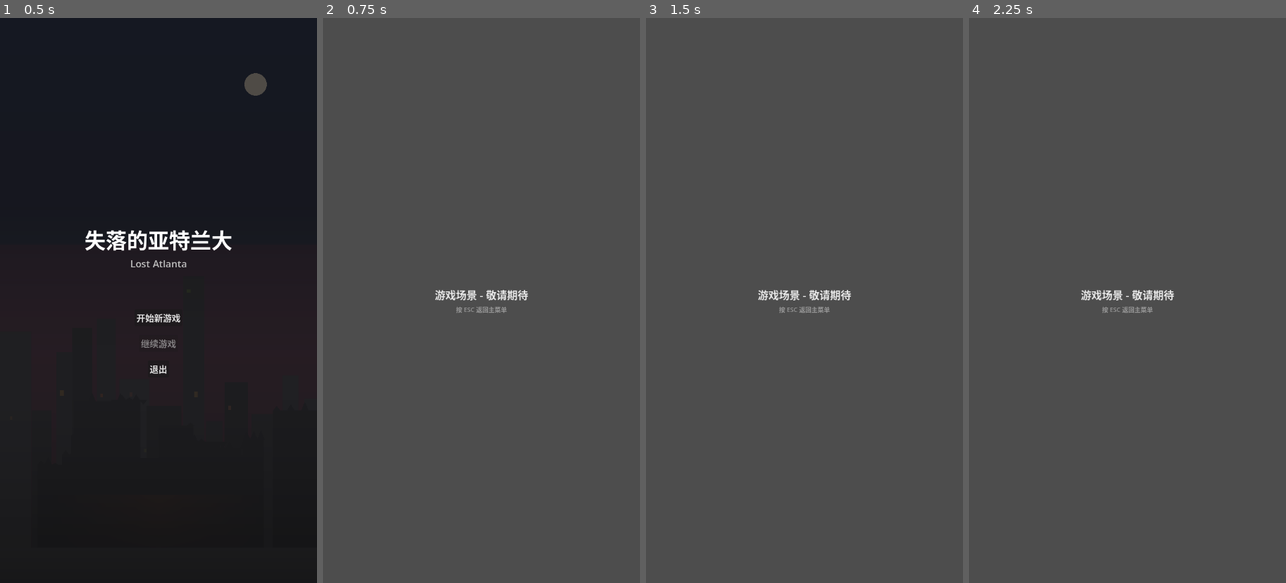
Above: before the commit, frames 1-4 (left to right).
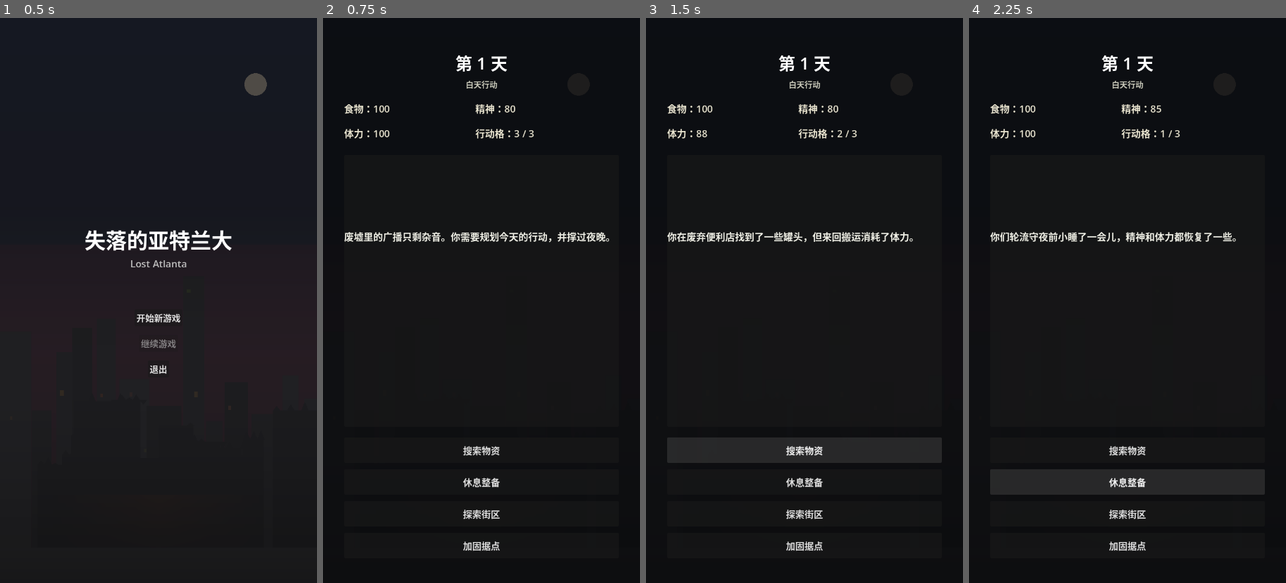
Above: after the commit, the same moments.

Repository: superlinjingxiang/The-Lost-Atlanta
Game: Godot game, scene res://scenes/MainMenu.tscn
Same seed, same stepped clock (60 frames per second), same inputs: the game is played once before the commit and once after it.
Inputs (mouse positions are in pixels of both pictures, inside the frame that each line leads up to):
- Up to frame 1 (0.5 s): no input
- Up to frame 2 (0.75 s): click "开始新游戏" at 0.5 s
- Up to frame 3 (1.5 s): click (804, 447) at 1.25 s, where only the run after the commit has a clickable "搜索物资"
- Up to frame 4 (2.25 s): click (1127, 481) at 2 s, where only the run after the commit has a clickable "休息整备"

Frame 1 is identical in both runs. In frame 2, 100% of the frame differs, in the area x 0-100%, y 0-100%; in frame 3, 100%; in frame 4, 100%.

Commit message:
feat: add phase-driven game loop foundation

Diff:
--- a/project.godot
+++ b/project.godot
@@ -17,8 +17,9 @@
 
 [autoload]
 
+PhaseManager="*res://scripts/autoload/PhaseManager.gd"
+SaveManager="*res://scripts/autoload/SaveManager.gd"
 GameManager="*res://scripts/autoload/GameManager.gd"
-SaveManager="*res://scripts/autoload/SaveManager.gd"
 
 [display]
 
--- a/scenes/Game.tscn
+++ b/scenes/Game.tscn
@@ -1,28 +1,114 @@
-[gd_scene format=3]
+[gd_scene load_steps=3 format=3]
 
-[ext_resource type="Script" path="res://scripts/PlaceholderScene.gd" id="1"]
+[ext_resource type="Texture2D" path="res://assets/images/ui/bg.png" id="1"]
+[ext_resource type="Script" path="res://scripts/Game.gd" id="2"]
 
 [node name="Game" type="CanvasLayer"]
-script = ExtResource("1")
+script = ExtResource("2")
 
-[node name="Placeholder" type="VBoxContainer" parent="."]
+[node name="Background" type="TextureRect" parent="."]
+anchor_right = 1.0
+anchor_bottom = 1.0
+texture = ExtResource("1")
+stretch_mode = 5
+modulate = Color(0.35, 0.35, 0.38, 0.8)
+
+[node name="Overlay" type="ColorRect" parent="."]
+anchor_right = 1.0
+anchor_bottom = 1.0
+color = Color(0.04, 0.045, 0.055, 0.68)
+
+[node name="RootMargin" type="MarginContainer" parent="."]
 anchors_preset = 15
 anchor_right = 1.0
 anchor_bottom = 1.0
-alignment = 1
+theme_override_constants/margin_left = 48
+theme_override_constants/margin_top = 72
+theme_override_constants/margin_right = 48
+theme_override_constants/margin_bottom = 56
 
-[node name="Label" type="Label" parent="Placeholder"]
+[node name="MainVBox" type="VBoxContainer" parent="RootMargin"]
+theme_override_constants/separation = 24
+
+[node name="HeaderVBox" type="VBoxContainer" parent="RootMargin/MainVBox"]
+theme_override_constants/separation = 8
+
+[node name="DayLabel" type="Label" parent="RootMargin/MainVBox/HeaderVBox"]
 horizontal_alignment = 1
-text = "游戏场景 - 敬请期待"
-theme_override_colors/font_color = Color(0.9, 0.9, 0.9, 1)
-theme_override_font_sizes/font_size = 24
-size_flags_horizontal = 4
-size_flags_vertical = 0
+text = "第 1 天"
+theme_override_colors/font_color = Color(1, 1, 1, 1)
+theme_override_font_sizes/font_size = 38
 
-[node name="TipLabel" type="Label" parent="Placeholder"]
+[node name="PhaseLabel" type="Label" parent="RootMargin/MainVBox/HeaderVBox"]
 horizontal_alignment = 1
-text = "按 ESC 返回主菜单"
-theme_override_colors/font_color = Color(0.6, 0.6, 0.6, 1)
-theme_override_font_sizes/font_size = 14
-size_flags_horizontal = 4
-size_flags_vertical = 0
+text = "白天行动"
+theme_override_colors/font_color = Color(0.78, 0.78, 0.72, 1)
+theme_override_font_sizes/font_size = 18
+
+[node name="StatsGrid" type="GridContainer" parent="RootMargin/MainVBox"]
+columns = 2
+theme_override_constants/h_separation = 18
+theme_override_constants/v_separation = 14
+
+[node name="FoodLabel" type="Label" parent="RootMargin/MainVBox/StatsGrid"]
+custom_minimum_size = Vector2(280, 42)
+text = "食物：100"
+theme_override_colors/font_color = Color(0.92, 0.9, 0.82, 1)
+theme_override_font_sizes/font_size = 22
+
+[node name="MoraleLabel" type="Label" parent="RootMargin/MainVBox/StatsGrid"]
+custom_minimum_size = Vector2(280, 42)
+text = "精神：80"
+theme_override_colors/font_color = Color(0.92, 0.9, 0.82, 1)
+theme_override_font_sizes/font_size = 22
+
+[node name="StaminaLabel" type="Label" parent="RootMargin/MainVBox/StatsGrid"]
+custom_minimum_size = Vector2(280, 42)
+text = "体力：100"
+theme_override_colors/font_color = Color(0.92, 0.9, 0.82, 1)
+theme_override_font_sizes/font_size = 22
+
+[node name="ActionPointsLabel" type="Label" parent="RootMargin/MainVBox/StatsGrid"]
+custom_minimum_size = Vector2(280, 42)
+text = "行动格：3 / 3"
+theme_override_colors/font_color = Color(0.92, 0.9, 0.82, 1)
+theme_override_font_sizes/font_size = 22
+
+[node name="StoryPanel" type="PanelContainer" parent="RootMargin/MainVBox"]
+size_flags_vertical = 3
+
+[node name="StoryLabel" type="Label" parent="RootMargin/MainVBox/StoryPanel"]
+custom_minimum_size = Vector2(0, 280)
+text = ""
+autowrap_mode = 3
+theme_override_colors/font_color = Color(0.94, 0.94, 0.9, 1)
+theme_override_font_sizes/font_size = 22
+
+[node name="ActionsVBox" type="VBoxContainer" parent="RootMargin/MainVBox"]
+theme_override_constants/separation = 14
+
+[node name="SearchButton" type="Button" parent="RootMargin/MainVBox/ActionsVBox"]
+custom_minimum_size = Vector2(0, 58)
+text = "搜索物资"
+theme_override_font_sizes/font_size = 21
+
+[node name="RestButton" type="Button" parent="RootMargin/MainVBox/ActionsVBox"]
+custom_minimum_size = Vector2(0, 58)
+text = "休息整备"
+theme_override_font_sizes/font_size = 21
+
+[node name="ExploreButton" type="Button" parent="RootMargin/MainVBox/ActionsVBox"]
+custom_minimum_size = Vector2(0, 58)
+text = "探索街区"
+theme_override_font_sizes/font_size = 21
+
+[node name="FortifyButton" type="Button" parent="RootMargin/MainVBox/ActionsVBox"]
+custom_minimum_size = Vector2(0, 58)
+text = "加固据点"
+theme_override_font_sizes/font_size = 21
+
+[node name="NextDayButton" type="Button" parent="RootMargin/MainVBox"]
+custom_minimum_size = Vector2(0, 64)
+text = "处理夜晚事件"
+theme_override_font_sizes/font_size = 22
+visible = false
--- /dev/null
+++ b/scripts/Game.gd
@@ -0,0 +1,107 @@
+extends CanvasLayer
+
+@onready var day_label: Label = $RootMargin/MainVBox/HeaderVBox/DayLabel
+@onready var phase_label: Label = $RootMargin/MainVBox/HeaderVBox/PhaseLabel
+@onready var food_label: Label = $RootMargin/MainVBox/StatsGrid/FoodLabel
+@onready var morale_label: Label = $RootMargin/MainVBox/StatsGrid/MoraleLabel
+@onready var stamina_label: Label = $RootMargin/MainVBox/StatsGrid/StaminaLabel
+@onready var action_points_label: Label = $RootMargin/MainVBox/StatsGrid/ActionPointsLabel
+@onready var story_label: Label = $RootMargin/MainVBox/StoryPanel/StoryLabel
+@onready var search_button: Button = $RootMargin/MainVBox/ActionsVBox/SearchButton
+@onready var rest_button: Button = $RootMargin/MainVBox/ActionsVBox/RestButton
+@onready var explore_button: Button = $RootMargin/MainVBox/ActionsVBox/ExploreButton
+@onready var fortify_button: Button = $RootMargin/MainVBox/ActionsVBox/FortifyButton
+@onready var next_day_button: Button = $RootMargin/MainVBox/NextDayButton
+
+func _ready() -> void:
+	search_button.pressed.connect(_on_action_pressed.bind(GameManager.ACTION_SEARCH))
+	rest_button.pressed.connect(_on_action_pressed.bind(GameManager.ACTION_REST))
+	explore_button.pressed.connect(_on_action_pressed.bind(GameManager.ACTION_EXPLORE))
+	fortify_button.pressed.connect(_on_action_pressed.bind(GameManager.ACTION_FORTIFY))
+	next_day_button.pressed.connect(_on_next_day_pressed)
+
+	GameManager.state_changed.connect(_refresh)
+	GameManager.action_resolved.connect(_on_action_resolved)
+	GameManager.night_event_resolved.connect(_on_night_event_resolved)
+	GameManager.game_over.connect(_on_game_over)
+	PhaseManager.phase_changed.connect(_on_phase_changed)
+
+	if not GameManager.is_game_active:
+		GameManager.start_new_game()
+
+	_refresh()
+
+func _exit_tree() -> void:
+	if GameManager.state_changed.is_connected(_refresh):
+		GameManager.state_changed.disconnect(_refresh)
+	if GameManager.action_resolved.is_connected(_on_action_resolved):
+		GameManager.action_resolved.disconnect(_on_action_resolved)
+	if GameManager.night_event_resolved.is_connected(_on_night_event_resolved):
+		GameManager.night_event_resolved.disconnect(_on_night_event_resolved)
+	if GameManager.game_over.is_connected(_on_game_over):
+		GameManager.game_over.disconnect(_on_game_over)
+	if PhaseManager.phase_changed.is_connected(_on_phase_changed):
+		PhaseManager.phase_changed.disconnect(_on_phase_changed)
+
+func _input(event: InputEvent) -> void:
+	if event.is_action_pressed("ui_cancel"):
+		PhaseManager.transition_to(PhaseManager.PHASE_MAIN_MENU)
+		get_tree().change_scene_to_file("res://scenes/MainMenu.tscn")
+
+func _on_action_pressed(action_id: String) -> void:
+	GameManager.perform_day_action(action_id)
+
+func _on_next_day_pressed() -> void:
+	GameManager.resolve_night_event()
+
+func _on_action_resolved(message: String) -> void:
+	story_label.text = message
+	_refresh()
+
+func _on_night_event_resolved(message: String) -> void:
+	story_label.text = message
+	_refresh()
+
+func _on_phase_changed(_current_phase: String, _previous_phase: String, _context: Dictionary) -> void:
+	_refresh()
+
+func _on_game_over(_reason: String) -> void:
+	get_tree().change_scene_to_file("res://scenes/GameOver.tscn")
+
+func _refresh() -> void:
+	day_label.text = "第 %d 天" % GameManager.day
+	phase_label.text = _get_phase_text(PhaseManager.current_phase)
+	food_label.text = "食物：%d" % GameManager.resources.get("food", 0)
+	morale_label.text = "精神：%d" % GameManager.resources.get("morale", 0)
+	stamina_label.text = "体力：%d" % GameManager.resources.get("stamina", 0)
+	action_points_label.text = "行动格：%d / %d" % [GameManager.action_points, GameManager.MAX_ACTION_POINTS]
+
+	var can_act := PhaseManager.current_phase == PhaseManager.PHASE_DAY_ACTION_SELECT and GameManager.action_points > 0
+	search_button.disabled = not can_act
+	rest_button.disabled = not can_act
+	explore_button.disabled = not can_act
+	fortify_button.disabled = not can_act
+	next_day_button.visible = PhaseManager.current_phase == PhaseManager.PHASE_NIGHT_EVENT
+	next_day_button.disabled = not next_day_button.visible
+
+	if story_label.text == "":
+		story_label.text = "废墟里的广播只剩杂音。你需要规划今天的行动，并撑过夜晚。"
+
+func _get_phase_text(phase_name: String) -> String:
+	match phase_name:
+		PhaseManager.PHASE_RUN_START:
+			return "准备开始"
+		PhaseManager.PHASE_DAY_START:
+			return "清晨"
+		PhaseManager.PHASE_DAY_ACTION_SELECT:
+			return "白天行动"
+		PhaseManager.PHASE_DAY_ACTION_RESOLVE:
+			return "行动结算"
+		PhaseManager.PHASE_NIGHT_EVENT:
+			return "夜晚事件"
+		PhaseManager.PHASE_DAY_END:
+			return "日结"
+		PhaseManager.PHASE_GAME_OVER:
+			return "结局"
+		_:
+			return "未知阶段"
--- a/scripts/MainMenu.gd
+++ b/scripts/MainMenu.gd
@@ -9,6 +9,7 @@
 @onready var bg_texture: TextureRect = $Background
 
 func _ready() -> void:
+	PhaseManager.transition_to(PhaseManager.PHASE_MAIN_MENU)
 	start_button.pressed.connect(_on_start_pressed)
 	continue_button.pressed.connect(_on_continue_pressed)
 	quit_button.pressed.connect(_on_quit_pressed)
@@ -22,17 +23,14 @@
 		bg_texture.texture = texture
 
 func _update_continue_button() -> void:
-	if SaveManager.has_save():
-		continue_button.disabled = false
-	else:
-		continue_button.disabled = true
+	continue_button.disabled = not SaveManager.has_save()
 
 func _on_start_pressed() -> void:
-	GameManager.reset()
+	GameManager.start_new_game()
 	get_tree().change_scene_to_file("res://scenes/Game.tscn")
 
 func _on_continue_pressed() -> void:
-	if SaveManager.has_save():
+	if SaveManager.has_save() and GameManager.continue_saved_game():
 		get_tree().change_scene_to_file("res://scenes/Game.tscn")
 
 func _on_quit_pressed() -> void:
--- a/scripts/autoload/GameManager.gd
+++ b/scripts/autoload/GameManager.gd
@@ -3,6 +3,17 @@
 signal game_started
 signal day_changed(new_day)
 signal game_over(reason)
+signal state_changed
+signal action_resolved(message)
+signal night_event_resolved(message)
+
+const MAX_ACTION_POINTS: int = 3
+const WIN_DAY: int = 30
+
+const ACTION_SEARCH: String = "search"
+const ACTION_REST: String = "rest"
+const ACTION_EXPLORE: String = "explore"
+const ACTION_FORTIFY: String = "fortify"
 
 var day: int = 1
 var resources: Dictionary = {
@@ -10,35 +21,168 @@
 	"morale": 80,
 	"stamina": 100
 }
+var action_points: int = MAX_ACTION_POINTS
 var is_game_active: bool = false
-
-func _ready() -> void:
-	pass
+var last_action_id: String = ""
+var last_night_message: String = ""
 
 func reset() -> void:
+	start_new_game()
+
+func start_new_game() -> void:
 	day = 1
 	resources = {
 		"food": 100,
 		"morale": 80,
 		"stamina": 100
 	}
+	action_points = MAX_ACTION_POINTS
+	last_action_id = ""
+	last_night_message = ""
 	is_game_active = true
 	game_started.emit()
+	PhaseManager.transition_to(PhaseManager.PHASE_RUN_START)
+	_start_day()
+	state_changed.emit()
+
+func continue_saved_game() -> bool:
+	var data := SaveManager.load_game()
+	if data.is_empty():
+		return false
+
+	var run_state: Dictionary = data.get("run_state", {})
+	day = int(run_state.get("day", 1))
+	resources = run_state.get("resources", {
+		"food": 100,
+		"morale": 80,
+		"stamina": 100
+	})
+	action_points = int(run_state.get("action_points", MAX_ACTION_POINTS))
+	is_game_active = true
+	last_action_id = ""
+	last_night_message = ""
+	PhaseManager.transition_to(str(run_state.get("phase", PhaseManager.PHASE_DAY_ACTION_SELECT)))
+	state_changed.emit()
+	return true
 
 func add_day() -> void:
 	if not is_game_active:
 		return
 	day += 1
 	day_changed.emit(day)
+	state_changed.emit()
 
 func modify_resource(resource_name: String, amount: int) -> void:
 	if not resources.has(resource_name):
 		return
 	resources[resource_name] = clampi(resources[resource_name] + amount, 0, 100)
+	state_changed.emit()
+
+func perform_day_action(action_id: String) -> bool:
+	if not is_game_active:
+		return false
+	if PhaseManager.current_phase != PhaseManager.PHASE_DAY_ACTION_SELECT:
+		return false
+	if action_points <= 0:
+		return false
+
+	last_action_id = action_id
+	PhaseManager.transition_to(PhaseManager.PHASE_DAY_ACTION_RESOLVE, {"action_id": action_id})
+	var message := _resolve_action(action_id)
+	action_points -= 1
+	action_resolved.emit(message)
+
+	if _has_failed():
+		trigger_game_over("资源耗尽")
+		return true
+
+	if action_points <= 0:
+		PhaseManager.transition_to(PhaseManager.PHASE_NIGHT_EVENT)
+	else:
+		PhaseManager.transition_to(PhaseManager.PHASE_DAY_ACTION_SELECT)
+
+	state_changed.emit()
+	return true
+
+func resolve_night_event() -> void:
+	if not is_game_active:
+		return
+	if PhaseManager.current_phase != PhaseManager.PHASE_NIGHT_EVENT:
+		return
+
+	last_night_message = "夜里有东西撞上了临时路障。你们没睡踏实，精神下降了。"
+	modify_resource("morale", -5)
+	night_event_resolved.emit(last_night_message)
+	_finish_day()
 
 func trigger_game_over(reason: String = "") -> void:
 	is_game_active = false
+	PhaseManager.transition_to(PhaseManager.PHASE_GAME_OVER, {"reason": reason})
+	SaveManager.delete_save()
 	game_over.emit(reason)
+	state_changed.emit()
 
 func has_saved_game() -> bool:
 	return SaveManager.has_save()
+
+func build_save_data() -> Dictionary:
+	return {
+		"meta": {
+			"version": 1,
+			"save_time": Time.get_datetime_string_from_system(false, true)
+		},
+		"run_state": {
+			"day": day,
+			"phase": PhaseManager.current_phase,
+			"resources": resources.duplicate(true),
+			"action_points": action_points
+		},
+		"systems": {}
+	}
+
+func _start_day() -> void:
+	action_points = MAX_ACTION_POINTS
+	PhaseManager.transition_to(PhaseManager.PHASE_DAY_START, {"day": day})
+	PhaseManager.transition_to(PhaseManager.PHASE_DAY_ACTION_SELECT, {"day": day})
+
+func _finish_day() -> void:
+	PhaseManager.transition_to(PhaseManager.PHASE_DAY_END, {"day": day})
+	modify_resource("food", -10)
+	modify_resource("stamina", -5)
+
+	if _has_failed():
+		trigger_game_over("资源耗尽")
+		return
+
+	if day >= WIN_DAY:
+		trigger_game_over("你撑过了 30 天")
+		return
+
+	add_day()
+	_start_day()
+	SaveManager.save_game(build_save_data())
+	state_changed.emit()
+
+func _resolve_action(action_id: String) -> String:
+	match action_id:
+		ACTION_SEARCH:
+			modify_resource("food", 15)
+			modify_resource("stamina", -12)
+			return "你在废弃便利店找到了一些罐头，但来回搬运消耗了体力。"
+		ACTION_REST:
+			modify_resource("stamina", 20)
+			modify_resource("morale", 5)
+			return "你们轮流守夜前小睡了一会儿，精神和体力都恢复了一些。"
+		ACTION_EXPLORE:
+			modify_resource("morale", 8)
+			modify_resource("stamina", -10)
+			return "你探索了附近街区，找到一条可能通往安全区的线索。"
+		ACTION_FORTIFY:
+			modify_resource("stamina", -8)
+			modify_resource("morale", 3)
+			return "你加固了入口。木板不算牢靠，但总比没有强。"
+		_:
+			return "你犹豫了一会儿，什么也没有改变。"
+
+func _has_failed() -> bool:
+	return int(resources.get("food", 0)) <= 0 or int(resources.get("morale", 0)) <= 0 or int(resources.get("stamina", 0)) <= 0
--- /dev/null
+++ b/scripts/autoload/PhaseManager.gd
@@ -0,0 +1,105 @@
+extends Node
+
+signal phase_changing(from_phase, to_phase, context)
+signal phase_changed(current_phase, previous_phase, context)
+signal hook_failed(hook_key, owner, method_name)
+
+const PHASE_BOOT: String = "boot"
+const PHASE_MAIN_MENU: String = "main_menu"
+const PHASE_RUN_START: String = "run_start"
+const PHASE_DAY_START: String = "day_start"
+const PHASE_DAY_ACTION_SELECT: String = "day_action_select"
+const PHASE_DAY_ACTION_RESOLVE: String = "day_action_resolve"
+const PHASE_NIGHT_EVENT: String = "night_event"
+const PHASE_DAY_END: String = "day_end"
+const PHASE_GAME_OVER: String = "game_over"
+
+const TIMING_BEFORE_ENTER: String = "before_enter"
+const TIMING_AFTER_ENTER: String = "after_enter"
+const TIMING_BEFORE_EXIT: String = "before_exit"
+const TIMING_AFTER_EXIT: String = "after_exit"
+
+var current_phase: String = PHASE_BOOT
+var previous_phase: String = ""
+var phase_context: Dictionary = {}
+
+var _hooks: Dictionary = {}
+
+func transition_to(next_phase: String, context: Dictionary = {}) -> void:
+	if next_phase == "":
+		return
+
+	var from_phase := current_phase
+	var next_context := context.duplicate(true)
+
+	_run_hooks(from_phase, TIMING_BEFORE_EXIT, next_context)
+	phase_changing.emit(from_phase, next_phase, next_context)
+	_run_hooks(from_phase, TIMING_AFTER_EXIT, next_context)
+	_run_hooks(next_phase, TIMING_BEFORE_ENTER, next_context)
+
+	previous_phase = from_phase
+	current_phase = next_phase
+	phase_context = next_context.duplicate(true)
+
+	phase_changed.emit(current_phase, previous_phase, phase_context)
+	_run_hooks(next_phase, TIMING_AFTER_ENTER, phase_context)
+
+func register_hook(
+	phase_name: String,
+	timing: String,
+	owner: Object,
+	method_name: StringName,
+	priority: int = 0
+) -> void:
+	if phase_name == "" or timing == "" or not is_instance_valid(owner):
+		return
+	if not owner.has_method(method_name):
+		return
+
+	var hook_key := _get_hook_key(phase_name, timing)
+	if not _hooks.has(hook_key):
+		_hooks[hook_key] = []
+
+	_hooks[hook_key].append({
+		"owner": owner,
+		"method_name": method_name,
+		"priority": priority
+	})
+	_hooks[hook_key].sort_custom(_sort_hooks)
+
+func unregister_hooks_for_owner(owner: Object) -> void:
+	for hook_key in _hooks.keys():
+		var entries: Array = _hooks[hook_key]
+		var kept_entries: Array = []
+		for entry in entries:
+			if entry.get("owner") != owner:
+				kept_entries.append(entry)
+		_hooks[hook_key] = kept_entries
+
+func emit_custom_hook(hook_name: String, context: Dictionary = {}) -> void:
+	_run_hook_key(hook_name, context)
+
+func get_hook_name(phase_name: String, timing: String) -> String:
+	return _get_hook_key(phase_name, timing)
+
+func _run_hooks(phase_name: String, timing: String, context: Dictionary) -> void:
+	_run_hook_key(_get_hook_key(phase_name, timing), context)
+
+func _run_hook_key(hook_key: String, context: Dictionary) -> void:
+	if not _hooks.has(hook_key):
+		return
+
+	var entries: Array = _hooks[hook_key]
+	for entry in entries:
+		var owner := entry.get("owner") as Object
+		var method_name := entry.get("method_name") as StringName
+		if not is_instance_valid(owner) or not owner.has_method(method_name):
+			hook_failed.emit(hook_key, owner, method_name)
+			continue
+		owner.call(method_name, context)
+
+func _get_hook_key(phase_name: String, timing: String) -> String:
+	return "%s.%s" % [phase_name, timing]
+
+func _sort_hooks(a: Dictionary, b: Dictionary) -> bool:
+	return int(a.get("priority", 0)) > int(b.get("priority", 0))
--- a/scripts/autoload/SaveManager.gd
+++ b/scripts/autoload/SaveManager.gd
@@ -1,9 +1,6 @@
 extends Node
 
 const SAVE_PATH: String = "user://save.dat"
-
-func _ready() -> void:
-	pass
 
 func has_save() -> bool:
 	return FileAccess.file_exists(SAVE_PATH)
@@ -13,7 +10,23 @@
 		DirAccess.remove_absolute(SAVE_PATH)
 
 func save_game(data: Dictionary) -> bool:
-	return false
+	var file := FileAccess.open(SAVE_PATH, FileAccess.WRITE)
+	if file == null:
+		return false
+
+	file.store_string(JSON.stringify(data, "\t"))
+	return true
 
 func load_game() -> Dictionary:
-	return {}
+	if not has_save():
+		return {}
+
+	var file := FileAccess.open(SAVE_PATH, FileAccess.READ)
+	if file == null:
+		return {}
+
+	var parsed := JSON.parse_string(file.get_as_text())
+	if typeof(parsed) != TYPE_DICTIONARY:
+		return {}
+
+	return parsed
Not shown, added: scripts/Game.gd.uid
Not shown, added: scripts/autoload/PhaseManager.gd.uid
Not shown, changed: AGENTS.md
Not shown, changed: 开发规范.md
Not shown, changed: 设计文档.md
